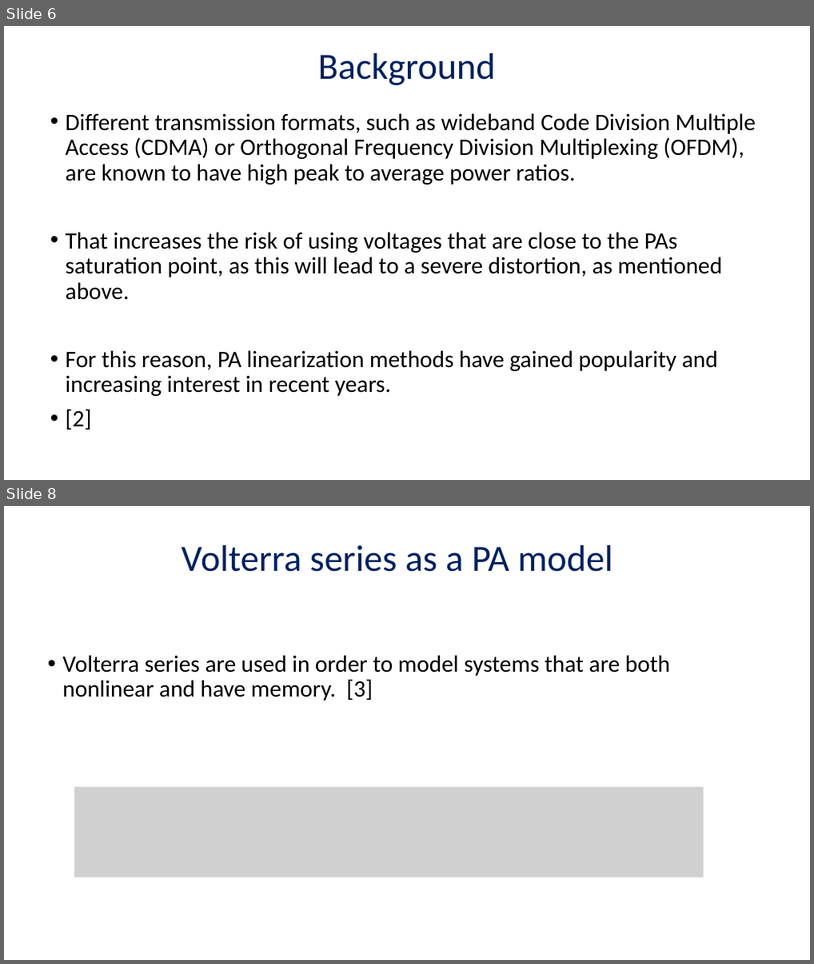
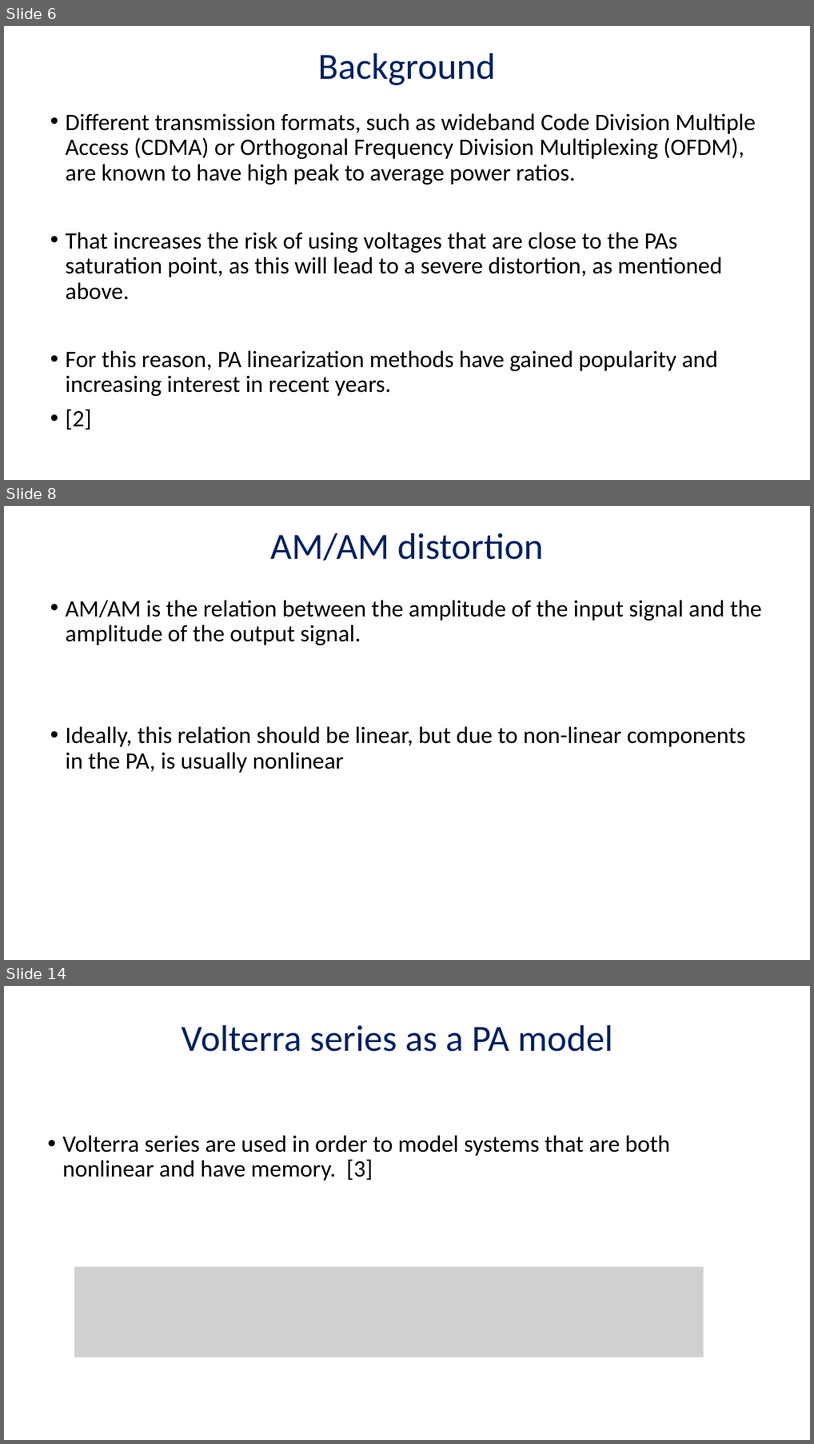
Before and after one commit to AdirCN/DPD, a slide deck: documents/Final Presentation.pptx. Shown one above the other, each under a label of ours: slides 6 and 8 before the commit, slides 6, 8 and 14 after it; the slides between them are not shown. The pictures are 814x964 and 814x1444 pixels, drawn with LibreOffice and Linux fonts; fonts in the diff are those of the drawing; grey boxes stand for pictures. Boxes give left, top, right and bottom in pixels: in the first picture for what was removed or moved away, otherwise in the second. Text is boxed around its words. In the diff, an @@ line names an element or a change of style, - is before the commit and + after.

```diff
--- a/documents/Final Presentation.pptx
+++ b/documents/Final Presentation.pptx
@@ slide 8 added at (4, 506, 810, 960), background #FFFFFF @@
@@ text added at (270, 533, 543, 560), 44 pt, text #002060 @@
+AM/AM distortion
@@ text added at (66, 600, 762, 772), 28 pt, text #000000 @@
+• AM/AM is the relation between the amplitude of the input signal and the amplitude of the output signal.
+• Ideally, this relation should be linear, but due to non-linear components in the PA, is usually nonlinear
@@ what was slide 8 is now slide 14 @@
```
Also in this commit, not shown: 3 slides changed, 11 other slides added, 3 slides removed, 2 other files.
